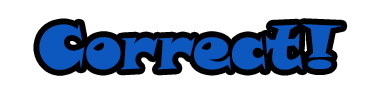
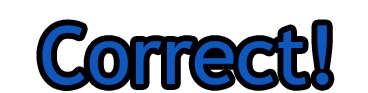
Revision of a layered w=368, h=93 image; what changed, layer by layer:
painted on "Correct!" over box(39, 24, 342, 85)
